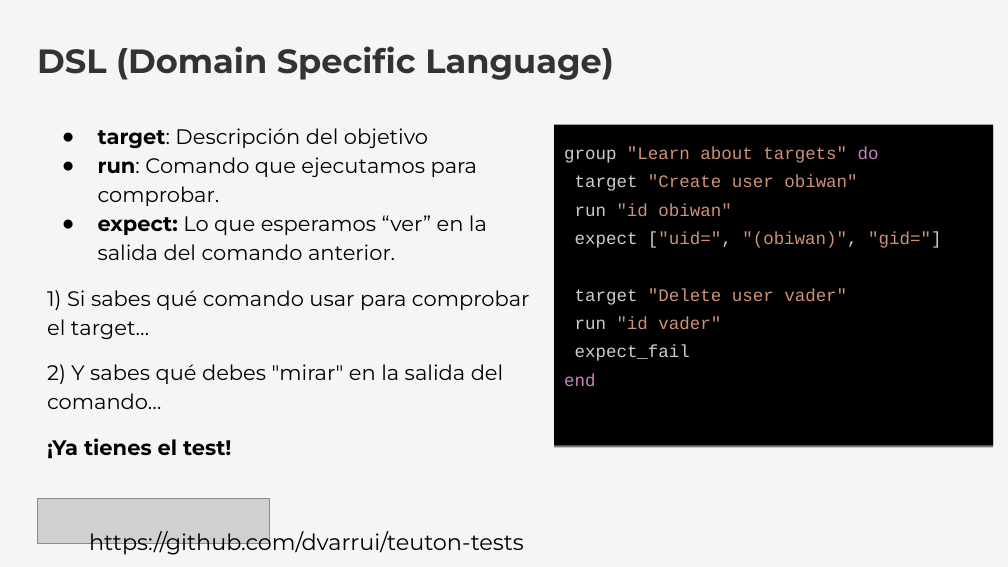
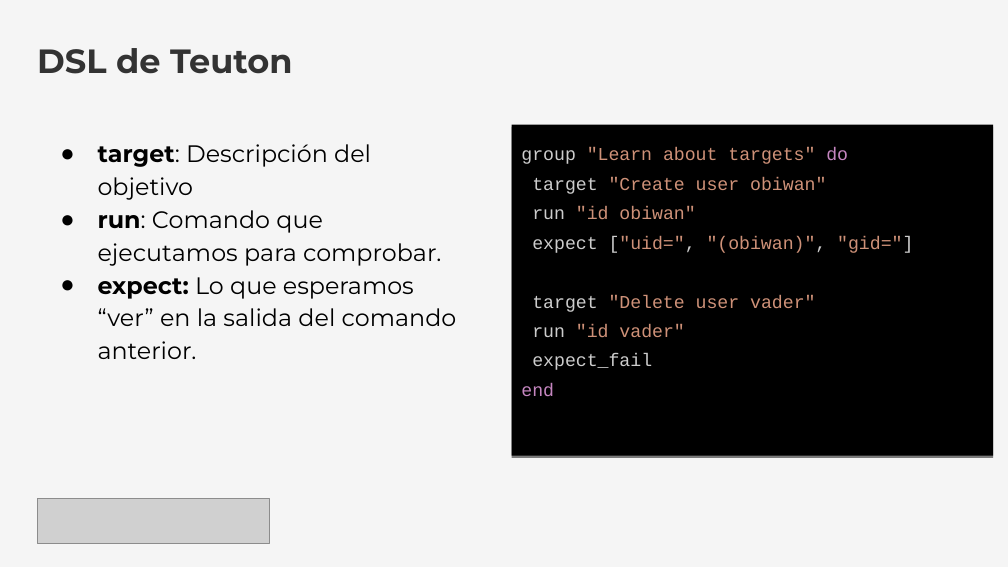
Before and after one commit to dvarrui/charlas, a slide deck: slide 25 of teuton/tdd/20260109-TDD_de_Infraestructura.odp (slide 14 before the commit). Drawn at 1008x567 pixels with LibreOffice and Linux fonts; fonts in the diff are those of the drawing; grey boxes stand for pictures. Boxes give left, top, right and bottom in pixels: in the first picture for what was removed or moved away, otherwise in the second. Text is boxed around its words. In the diff, an @@ line names an element or a change of style, - is before the commit and + after.

Commit message:
update tdd slides

```diff
--- a/teuton/tdd/20260109-TDD_de_Infraestructura.odp
+++ b/teuton/tdd/20260109-TDD_de_Infraestructura.odp
@@ text at [37,48,292,74]: text changed @@
-DSL (Domain Specific Language)
+DSL de Teuton
@@ text "target: Descripción del objetivo": place and size @@
-text "target: Descripción del objetivo" at [47,128,530,555]
+text "target: Descripción del objetivo" at [98,144,457,359]
@@ text "target: Descripción del objetivo" at [98,144,457,359]: size 15 to 17 pt; indent changed @@
@@ rectangle "group "Learn about targets" do": place and size @@
-rectangle "group "Learn about targets" do" at [554,125,994,446]
+rectangle "group "Learn about targets" do" at [512,125,994,456]
@@ rectangle "group "Learn about targets" do" at [512,125,994,456]: size 12.5 to 13 pt @@
@@ text at [47,290,530,555]: paragraphs removed @@
-1) Si sabes qué comando usar para comprobar el target…
-2) Y sabes qué debes "mirar" en la salida del comando…
-¡Ya tienes el test!
-https://github.com/dvarrui/teuton-tests
```
Also in this commit, not shown: 10 other slides changed, 18 slides added, 2 slides removed, 1 other file.
